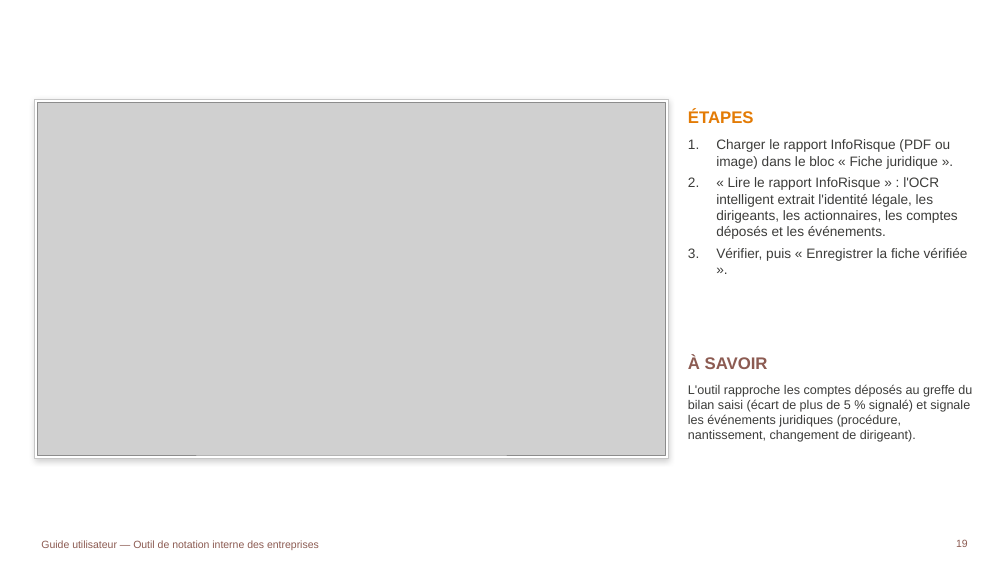
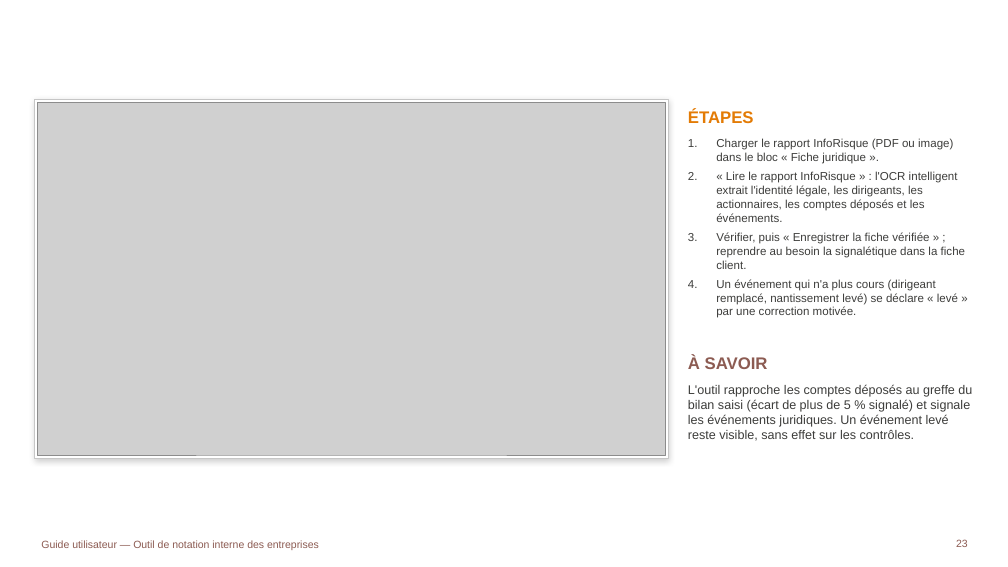
Before and after one commit to tariqeddoumi/Entreprise-scoring-cl, a slide deck: slide 23 of docs/guides/Guide_utilisateur_outil_notation.pptx (slide 19 before the commit). Drawn at 1008x567 pixels with LibreOffice and Linux fonts; fonts in the diff are those of the drawing; grey boxes stand for pictures; background and template pictures are left out. Boxes give left, top, right and bottom in pixels: in the first picture for what was removed or moved away, otherwise in the second. Text is boxed around its words. In the diff, an @@ line names an element or a change of style, - is before the commit and + after.

```diff
--- a/docs/guides/Guide_utilisateur_outil_notation.pptx
+++ b/docs/guides/Guide_utilisateur_outil_notation.pptx
@@ text at [716, 138, 958, 222]: size 13 to 11 pt in "Charger le rapport InfoRisque (PDF ou image) ...", "« Lire le rapport InfoRisque » : ..." @@
@@ text at [716, 232, 965, 318]: text changed; size 13 to 11 pt @@
-3. Vérifier, puis « Enregistrer la fiche vérifiée ».
+3. Vérifier, puis « Enregistrer la fiche vérifiée » ; reprendre au besoin la signalétique dans la fiche client.
+4. Un événement qui n'a plus cours (dirigeant remplacé, nantissement levé) se déclare « levé » par une correction motivée.
@@ text at [688, 384, 972, 441]: text changed @@
-L'outil rapproche les comptes déposés au greffe du bilan saisi (écart de plus de 5 % signalé) et signale les événements juridiques (procédure, nantissement, changement de dirigeant).
+L'outil rapproche les comptes déposés au greffe du bilan saisi (écart de plus de 5 % signalé) et signale les événements juridiques. Un événement levé reste visible, sans effet sur les contrôles.
@@ page number at [956, 539, 968, 547]: text changed @@
-19
+23
```
Also in this commit, not shown: 10 other slides changed, 8 slides added, 18 other files.
